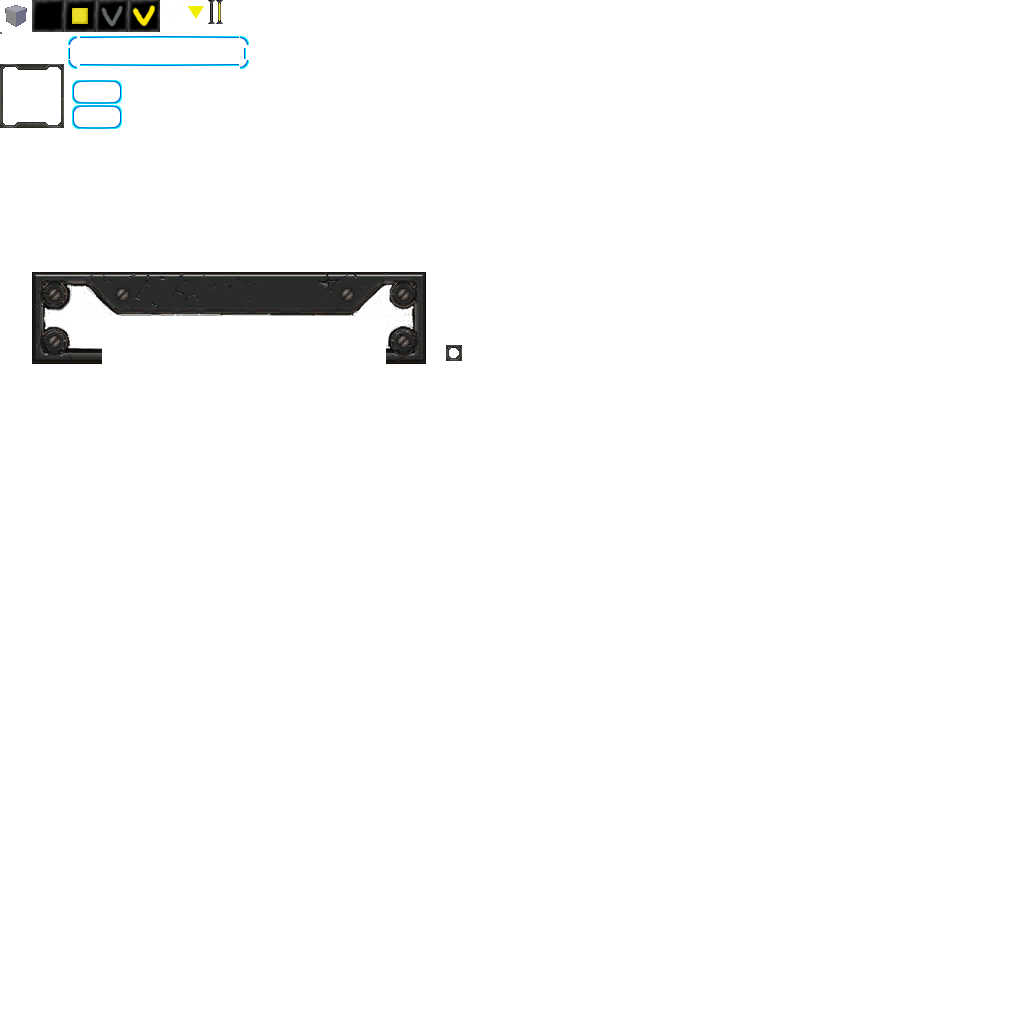
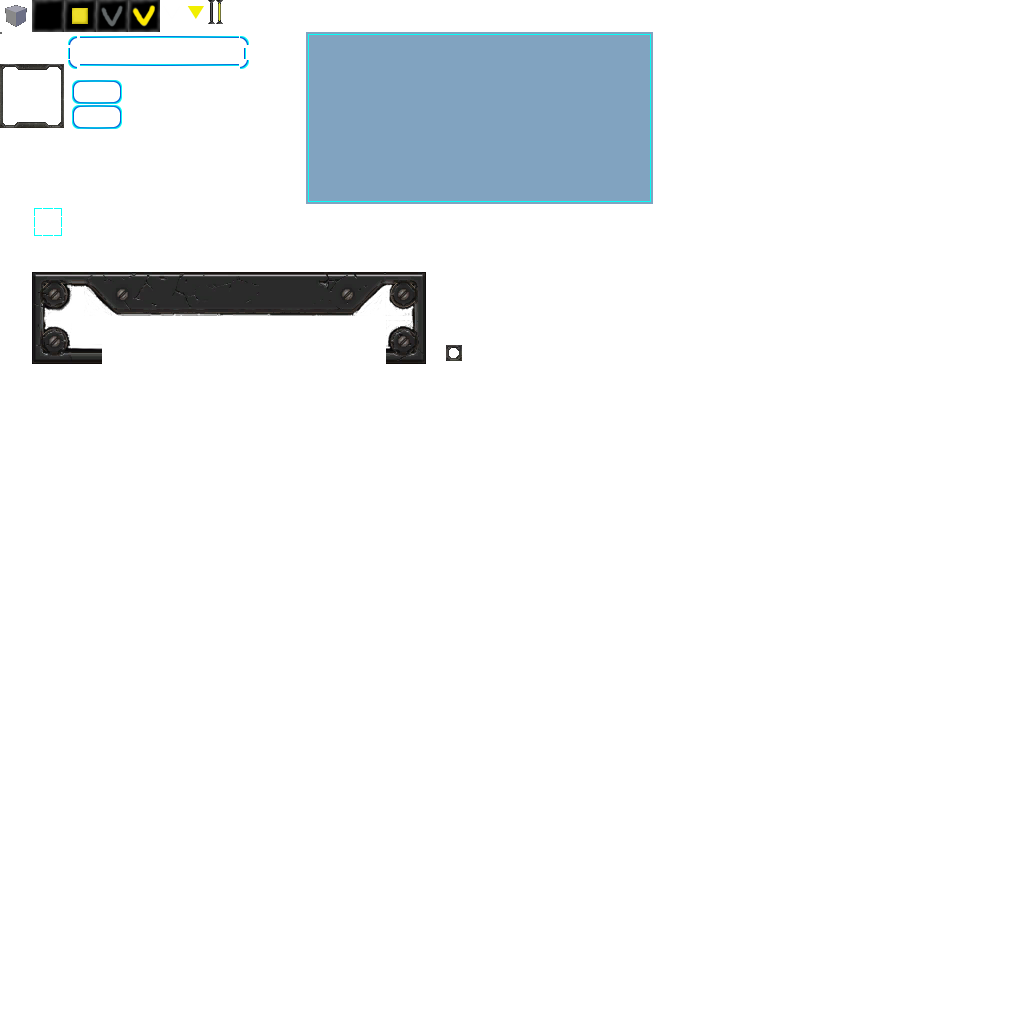
Layers edited between the first and the second w=1024, h=1024 image:
added layer "BluePane_RB" above "BluePane_LB" over [left=54, top=228, right=62, bottom=236]
added layer "BluePane_LB" above "BluePane_RT" over [left=34, top=228, right=42, bottom=236]
added layer "BluePane_RT" above "BluePane_T" over [left=54, top=208, right=62, bottom=216]
added layer "BluePane_LT" above "Layer #1" over [left=34, top=208, right=42, bottom=216]
added layer "Layer #1" above "Layer" over [left=308, top=34, right=651, bottom=202]
added layer "Layer" (50%) above "BlueAlphaInfo" over [left=306, top=32, right=653, bottom=204]
